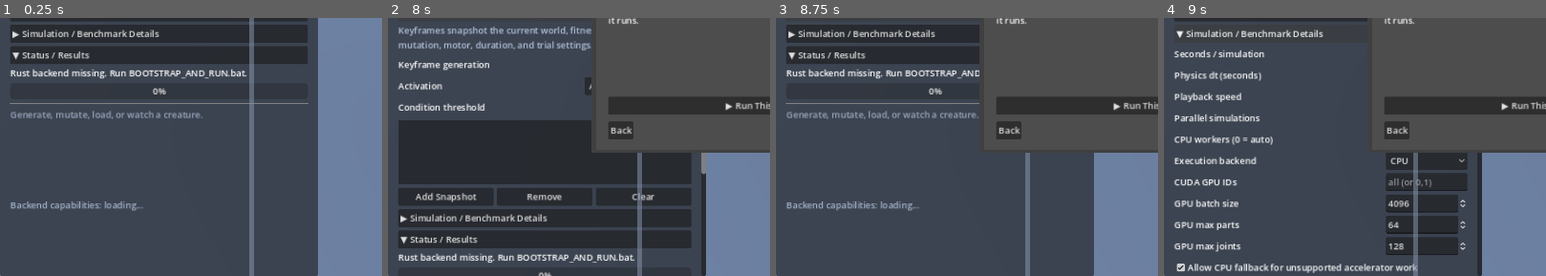
Above: before the commit, frames 1-4 (left to right).
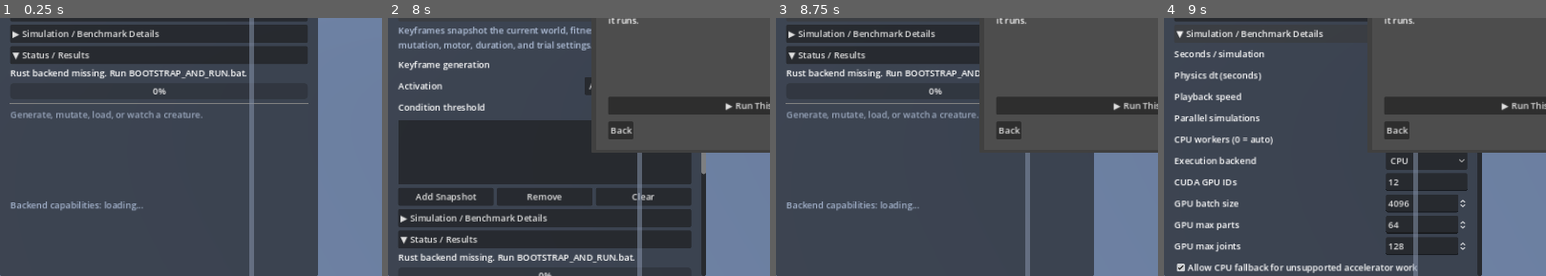
Above: after the commit, the same moments.

Repository: Quest79/Modern-3D-Creature-Evolution
Game: Godot game, scene res://main.tscn
The game is run twice, just before and just after one commit, with the same random seed, the same clock (stepped at 60 frames per second) and the same inputs.
Inputs:
- Up to frame 1 (0.25 s): no input
- Up to frame 2 (8 s): click "▶ Guided First Test" at 0.5 s; click "Next" at 1.25 s; click "Next" at 2 s; click "▶ Creature Generation & Files" at 2.75 s; click "▼ Creature Generation & Files" at 3.5 s; click "▶ Fitness Weights" at 4.25 s; click "▼ Fitness Weights" at 5 s; click "▶ World / Terrain" at 5.75 s; click "▼ World / Terrain" at 6.5 s; click "▶ Experiment Timeline" at 7.25 s
- Up to frame 3 (8.75 s): click "▼ Experiment Timeline" at 8 s
- Up to frame 4 (9 s): click "▶ Simulation / Benchmark Deta…" at 8.75 s
The pictures show only the part of the screen within x 0-50%, y 50-100%; the shares and areas given below are measured in that part.

Frames 1-3 are identical in both runs. In frame 4, 0.1% of the frame differs, in the area x 58-70%, y 62-66%.

Commit message:
Make all Godot storage portable and archive named champions

Diff:
--- a/apps/godot/main.gd
+++ b/apps/godot/main.gd
@@ -2,7 +2,11 @@
 
 const EVENT_PORT_START := 47821
 const EVENT_PORT_TRIES := 32
-const SETTINGS_PATH := "user://settings.cfg"
+const PORTABLE_DATA_DIR_NAME := "portable_data"
+const PORTABLE_RUNTIME_DIR_NAME := "runtime"
+const PORTABLE_SAVES_DIR_NAME := "saves"
+const PORTABLE_CHAMPIONS_DIR_NAME := "champions"
+const PORTABLE_EXPERIMENTS_DIR_NAME := "experiments"
 const DEFAULT_HUD_WIDTH := 400.0
 const MIN_HUD_WIDTH := 160.0
 const MAX_HUD_WIDTH := 400.0
@@ -212,6 +216,7 @@
 
 
 func _ready() -> void:
+    _ensure_portable_directories()
     _load_settings()
     _ui_theme = Theme.new()
     _ui_theme.default_font_size = _font_size
@@ -316,7 +321,19 @@
                 _job_kind = ""
                 _has_evolution_champion = true
                 _load_results_file(_evolution_results_path())
-                _current_genome_source = "latest evolution champion"
+                var recovered_fitness := 0.0
+                if not _results_data.is_empty():
+                    var recovered_result = _results_data.get("result", {})
+                    if typeof(recovered_result) == TYPE_DICTIONARY:
+                        recovered_fitness = float(
+                            recovered_result.get("champion_fitness", 0.0)
+                        )
+                var recovered_archive := _archive_current_champion(recovered_fitness)
+                _current_genome_source = (
+                    recovered_archive
+                    if not recovered_archive.is_empty()
+                    else _evolution_champion_path()
+                )
                 _build_creature_from_genome(_current_genome)
                 _set_status(
                     "Evolution process ended • latest champion/results recovered"
@@ -339,11 +356,58 @@
         _udp.close()
 
 
+func _repo_root_path() -> String:
+    var project_dir := ProjectSettings.globalize_path("res://")
+    return project_dir.path_join("../..").simplify_path()
+
+
+func _portable_data_root() -> String:
+    return _repo_root_path().path_join(PORTABLE_DATA_DIR_NAME)
+
+
+func _portable_runtime_dir() -> String:
+    return _portable_data_root().path_join(PORTABLE_RUNTIME_DIR_NAME)
+
+
+func _portable_saves_dir() -> String:
+    return _portable_data_root().path_join(PORTABLE_SAVES_DIR_NAME)
+
+
+func _portable_champions_dir() -> String:
+    return _portable_saves_dir().path_join(PORTABLE_CHAMPIONS_DIR_NAME)
+
+
+func _portable_experiments_dir() -> String:
+    return _portable_saves_dir().path_join(PORTABLE_EXPERIMENTS_DIR_NAME)
+
+
+func _runtime_path(file_name: String) -> String:
+    return _portable_runtime_dir().path_join(file_name)
+
+
+func _settings_path() -> String:
+    return _portable_data_root().path_join("settings.cfg")
+
+
+func _ensure_portable_directories() -> bool:
+    var ok := true
+    for path in [
+        _portable_data_root(),
+        _portable_runtime_dir(),
+        _portable_saves_dir(),
+        _portable_champions_dir(),
+        _portable_experiments_dir(),
+    ]:
+        if DirAccess.make_dir_recursive_absolute(path) != OK:
+            if not DirAccess.dir_exists_absolute(path):
+                ok = false
+                push_error("Could not create portable data directory: %s" % path)
+    return ok
+
+
 func _backend_path() -> String:
     var exe_name := "evolab.exe" if OS.get_name() == "Windows" else "evolab"
-    var project_dir := ProjectSettings.globalize_path("res://")
-    var repo_root := project_dir.path_join("../..").simplify_path()
-    return repo_root.path_join("target").path_join("release").path_join(exe_name)
+    return _repo_root_path().path_join("target").path_join("release").path_join(exe_name)
 
 
 func _backend_exists() -> bool:
@@ -1722,9 +1786,7 @@
     var simulation: Dictionary = settings.get("simulation", {})
     var world: Dictionary = simulation.get("world", {})
 
-    var temp_path := ProjectSettings.globalize_path(
-        "user://historical_replay_creature.json"
-    )
+    var temp_path := _runtime_path("historical_replay_creature.json")
     if not _write_genome_file(temp_path, genome_value):
         _set_status("Could not prepare historical creature replay.")
         return
@@ -2572,7 +2634,8 @@
 
 
 func _write_runtime_json(file_name: String, value) -> String:
-    var path := ProjectSettings.globalize_path("user://" + file_name)
+    _ensure_portable_directories()
+    var path := _runtime_path(file_name)
     var file := FileAccess.open(path, FileAccess.WRITE)
     if file == null:
         return ""
@@ -2771,7 +2834,7 @@
 
 func _load_settings() -> void:
     var config := ConfigFile.new()
-    if config.load(SETTINGS_PATH) != OK:
+    if config.load(_settings_path()) != OK:
         return
 
     _font_size = int(config.get_value("ui", "font_size", _font_size))
@@ -2962,7 +3025,7 @@
         "mouse_sensitivity_degrees",
         _mouse_sensitivity_degrees
     )
-    config.save(SETTINGS_PATH)
+    config.save(_settings_path())
 
 
 func _update_layout() -> void:
@@ -3087,6 +3150,7 @@
     _save_dialog.access = FileDialog.ACCESS_FILESYSTEM
     _save_dialog.file_mode = FileDialog.FILE_MODE_SAVE_FILE
     _save_dialog.filters = PackedStringArray(["*.json ; Creature Genome JSON"])
+    _save_dialog.current_dir = _portable_champions_dir()
     _save_dialog.current_file = "creature_genome.json"
     _save_dialog.file_selected.connect(_on_save_file_selected)
     add_child(_save_dialog)
@@ -3095,6 +3159,7 @@
     _load_dialog.access = FileDialog.ACCESS_FILESYSTEM
     _load_dialog.file_mode = FileDialog.FILE_MODE_OPEN_FILE
     _load_dialog.filters = PackedStringArray(["*.json ; Creature Genome JSON"])
+    _load_dialog.current_dir = _portable_champions_dir()
     _load_dialog.file_selected.connect(_on_load_file_selected)
     add_child(_load_dialog)
 
@@ -3102,6 +3167,7 @@
     _experiment_save_dialog.access = FileDialog.ACCESS_FILESYSTEM
     _experiment_save_dialog.file_mode = FileDialog.FILE_MODE_SAVE_FILE
     _experiment_save_dialog.filters = PackedStringArray(["*.evo ; EvoLab Experiment"])
+    _experiment_save_dialog.current_dir = _portable_experiments_dir()
     _experiment_save_dialog.current_file = "experiment.evo"
     _experiment_save_dialog.file_selected.connect(_on_experiment_save_file_selected)
     add_child(_experiment_save_dialog)
@@ -3110,6 +3176,7 @@
     _experiment_load_dialog.access = FileDialog.ACCESS_FILESYSTEM
     _experiment_load_dialog.file_mode = FileDialog.FILE_MODE_OPEN_FILE
     _experiment_load_dialog.filters = PackedStringArray(["*.evo ; EvoLab Experiment"])
+    _experiment_load_dialog.current_dir = _portable_experiments_dir()
     _experiment_load_dialog.file_selected.connect(_on_experiment_load_file_selected)
     add_child(_experiment_load_dialog)
 
@@ -3119,6 +3186,7 @@
     _results_load_dialog.filters = PackedStringArray([
         "*.evoresults ; EvoLab Evolution Results"
     ])
+    _results_load_dialog.current_dir = _portable_saves_dir()
     _results_load_dialog.file_selected.connect(_on_results_load_file_selected)
     add_child(_results_load_dialog)
 
@@ -3274,7 +3342,7 @@
     ]))
 
     if not _current_genome.is_empty():
-        var temp_path := ProjectSettings.globalize_path("user://mutation_parent.json")
+        var temp_path := _runtime_path("mutation_parent.json")
         if not _write_genome_file(temp_path, _current_genome):
             _set_status("Could not prepare current genome for mutation.")
             return
@@ -3367,7 +3435,7 @@
     args.append_array(_accelerator_cli_args())
 
     if not _current_genome.is_empty():
-        var parent_path := ProjectSettings.globalize_path("user://evolution_parent.json")
+        var parent_path := _runtime_path("evolution_parent.json")
         if not _write_genome_file(parent_path, _current_genome):
             _set_status("Could not write evolution parent genome.")
             return
@@ -3440,7 +3508,7 @@
     args.append_array(_accelerator_cli_args())
 
     if not _current_genome.is_empty():
-        var parent_path := ProjectSettings.globalize_path("user://evolution_parent.json")
+        var parent_path := _runtime_path("evolution_parent.json")
         if not _write_genome_file(parent_path, _current_genome):
             _set_status("Could not write evolution parent genome.")
             return
@@ -3506,9 +3574,7 @@
     if not _backend_exists():
         return {}
 
-    var temp_path := ProjectSettings.globalize_path(
-        "user://experiment_default_ancestor.json"
-    )
+    var temp_path := _runtime_path("experiment_default_ancestor.json")
     var output: Array = []
     var exit_code := OS.execute(
         _backend_path(),
@@ -3909,15 +3975,111 @@
 
 
 func _evolution_champion_path() -> String:
-    return ProjectSettings.globalize_path("user://evolution_champion.json")
+    return _runtime_path("active_evolution_champion.json")
 
 
 func _evolution_results_path() -> String:
-    return ProjectSettings.globalize_path("user://evolution_results.evoresults")
+    return _runtime_path("active_evolution_results.evoresults")
 
 
 func _evolution_checkpoint_path() -> String:
-    return ProjectSettings.globalize_path("user://evolution_checkpoint.evockpt")
+    return _runtime_path("active_evolution_checkpoint.evockpt")
+
+
+func _champion_objective_label() -> String:
+    var weights := {
+        "Distance": _fitness_distance_weight,
+        "Speed": _fitness_speed_weight,
+        "Upright": _fitness_upright_weight,
+        "Stability": _fitness_stability_weight,
+        "Energy": _fitness_energy_weight,
+    }
+
+    if not _results_data.is_empty():
+        var result_value = _results_data.get("result", {})
+        if typeof(result_value) == TYPE_DICTIONARY:
+            var result: Dictionary = result_value
+            var final_settings_value = result.get("final_settings", {})
+            if typeof(final_settings_value) == TYPE_DICTIONARY:
+                var final_settings: Dictionary = final_settings_value
+                var fitness_value = final_settings.get("fitness", {})
+                if typeof(fitness_value) == TYPE_DICTIONARY:
+                    var fitness: Dictionary = fitness_value
+                    var saved_weights_value = fitness.get("weights", {})
+                    if typeof(saved_weights_value) == TYPE_DICTIONARY:
+                        var saved_weights: Dictionary = saved_weights_value
+                        weights["Distance"] = float(saved_weights.get("distance", weights["Distance"]))
+                        weights["Speed"] = float(saved_weights.get("average_speed", weights["Speed"]))
+                        weights["Upright"] = float(saved_weights.get("upright", weights["Upright"]))
+                        weights["Stability"] = float(saved_weights.get("stability", weights["Stability"]))
+                        weights["Energy"] = float(saved_weights.get("energy", weights["Energy"]))
+
+    var best_name := "Fitness"
+    var best_weight := 0.0
+    for name in weights:
+        var magnitude := absf(float(weights[name]))
+        if magnitude > best_weight:
+            best_weight = magnitude
+            best_name = str(name)
+    return best_name
+
+
+func _filename_number(value: float) -> String:
+    var text := "%.3f" % value
+    while text.contains(".") and text.ends_with("0"):
+        text = text.left(text.length() - 1)
+    if text.ends_with("."):
+        text = text.left(text.length() - 1)
+    if text == "-0":
+        text = "0"
+    return text
+
+
+func _champion_archive_path(fitness: float) -> String:
+    _ensure_portable_directories()
+    var now := Time.get_datetime_dict_from_system()
+    var months := [
+        "Jan", "Feb", "Mar", "Apr", "May", "Jun",
+        "Jul", "Aug", "Sept", "Oct", "Nov", "Dec"
+    ]
+    var month_index := clampi(int(now.get("month", 1)) - 1, 0, 11)
+    var hour_24 := int(now.get("hour", 0))
+    var minute := int(now.get("minute", 0))
+    var am_pm := "am" if hour_24 < 12 else "pm"
+    var hour_12 := hour_24 % 12
+    if hour_12 == 0:
+        hour_12 = 12
+
+    var base_name := (
+        "champ_%s%d-%d-%d-%02d%s_%s-%s"
+        % [
+            months[month_index],
+            int(now.get("day", 1)),
+            int(now.get("year", 1970)),
+            hour_12,
+            minute,
+            am_pm,
+            _champion_objective_label(),
+            _filename_number(fitness),
+        ]
+    )
+    var candidate := _portable_champions_dir().path_join(base_name + ".json")
+    var suffix := 2
+    while FileAccess.file_exists(candidate):
+        candidate = _portable_champions_dir().path_join(
+            "%s_%d.json" % [base_name, suffix]
+        )
+        suffix += 1
+    return candidate
+
+
+func _archive_current_champion(fitness: float) -> String:
+    if _current_genome.is_empty():
+        return ""
+    var archive_path := _champion_archive_path(fitness)
+    if not _write_genome_file(archive_path, _current_genome):
+        return ""
+    return archive_path
 
 
 func _load_results_file(path: String) -> bool:
@@ -4287,7 +4449,14 @@
             if results_file != "":
                 _load_results_file(results_file)
 
-            _current_genome_source = "evolution champion"
+            var archived_champion := _archive_current_champion(
+                float(event.get("champion_fitness", 0.0))
+            )
+            _current_genome_source = (
+                archived_champion
+                if not archived_champion.is_empty()
+                else champion_file
+            )
             _build_creature_from_genome(_current_genome)
             _has_evolution_champion = not _current_genome.is_empty()
 
